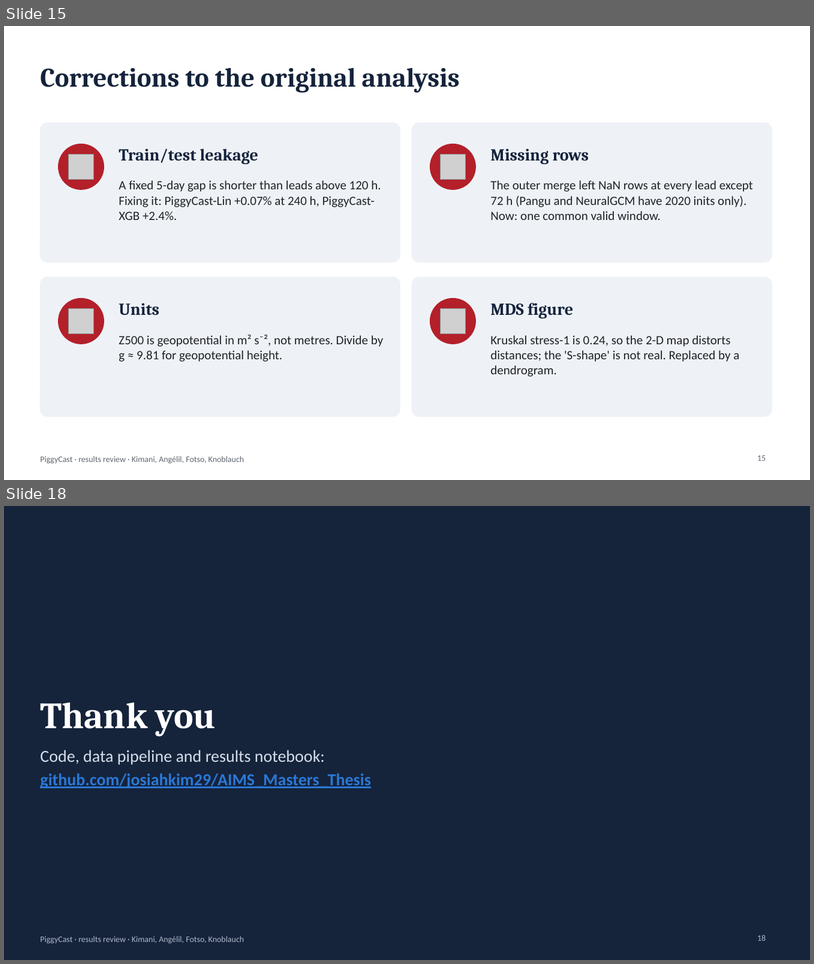
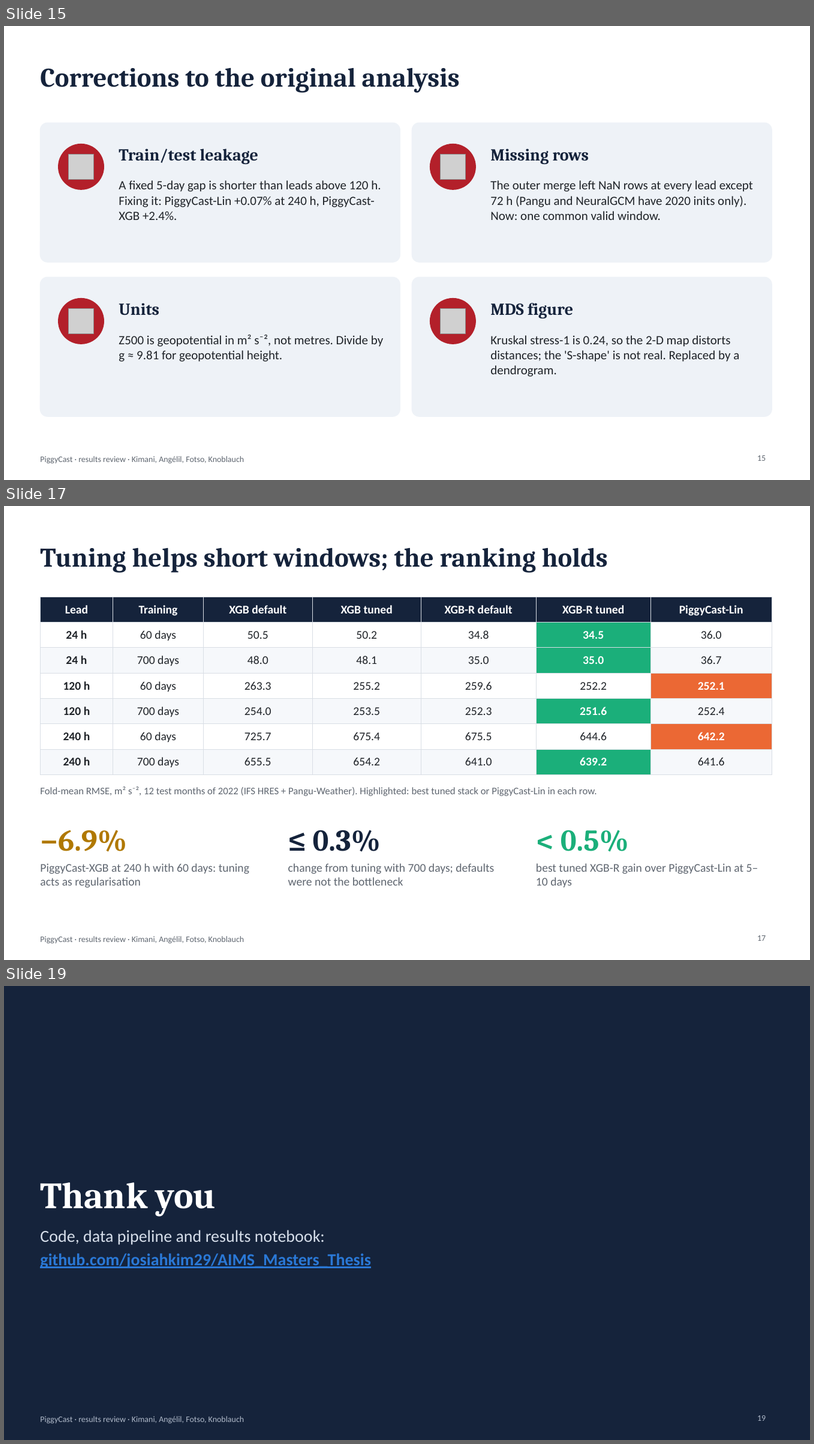
Before and after one commit to josiahkim29/AIMS_Masters_Thesis, a slide deck: PiggyCast_Arxiv_Paper/presentation/PiggyCast_results_review.pptx. Shown one above the other, each under a label of ours: slides 15 and 18 before the commit, slides 15, 17 and 19 after it; the slides between them are not shown. The pictures are 814x964 and 814x1444 pixels, drawn with LibreOffice and Linux fonts; fonts in the diff are those of the drawing; grey boxes stand for pictures. Boxes give left, top, right and bottom in pixels: in the first picture for what was removed or moved away, otherwise in the second. Text is boxed around its words. In the diff, an @@ line names an element or a change of style, - is before the commit and + after.

```diff
--- a/PiggyCast_Arxiv_Paper/presentation/PiggyCast_results_review.pptx
+++ b/PiggyCast_Arxiv_Paper/presentation/PiggyCast_results_review.pptx
@@ slide 17 added at (4,506,810,960), background #FFFFFF; not listed: 1 template element that a slide beside it also shows @@
@@ title added at (40,548,608,573), 32 pt, text #15233B, bold @@
+Tuning helps short windows; the ranking holds
@@ table added at (40,597,772,769), 7 rows, 7 columns @@
+Lead | Training | XGB default | XGB tuned | XGB-R default | XGB-R tuned | PiggyCast-Lin
+24 h | 60 days | 50.5 | 50.2 | 34.8 | 34.5 | 36.0
+24 h | 700 days | 48.0 | 48.1 | 35.0 | 35.0 | 36.7
+120 h | 60 days | 263.3 | 255.2 | 259.6 | 252.2 | 252.1
+120 h | 700 days | 254.0 | 253.5 | 252.3 | 251.6 | 252.4
+240 h | 60 days | 725.7 | 675.4 | 675.5 | 644.6 | 642.2
+240 h | 700 days | 655.5 | 654.2 | 641.0 | 639.2 | 641.6
@@ text added at (40,786,597,796), 12 pt, text #5F6670 @@
+Fold-mean RMSE, m² s⁻², 12 test months of 2022 (IFS HRES + Pangu-Weather). Highlighted: best tuned stack or PiggyCast-Lin in each row.
@@ text added at (40,829,127,852), 36 pt, text #B07800, bold @@
+−6.9%
@@ text added at (313,829,381,852), 36 pt, text #15233B, bold @@
+≤ 0.3%
@@ text added at (561,829,629,852), 36 pt, text #1BAF7A, bold @@
+< 0.5%
@@ text added at (40,863,249,888), 14 pt, text #5F6670 @@
+PiggyCast-XGB at 240 h with 60 days: tuning acts as regularisation
@@ text added at (288,863,494,885), 14 pt, text #5F6670 @@
+change from tuning with 700 days; defaults were not the bottleneck
@@ text added at (536,863,759,887), 14 pt, text #5F6670 @@
+best tuned XGB-R gain over PiggyCast-Lin at 5–10 days
@@ page number added at (758,935,766,940), 10 pt, text #5F6670 @@
+17
@@ what was slide 18 is now slide 19 @@
@@ page number at (758,1415,766,1420): text changed @@
-18
+19
```
Also in this commit, not shown: 1 slide changed, 10 other files.
